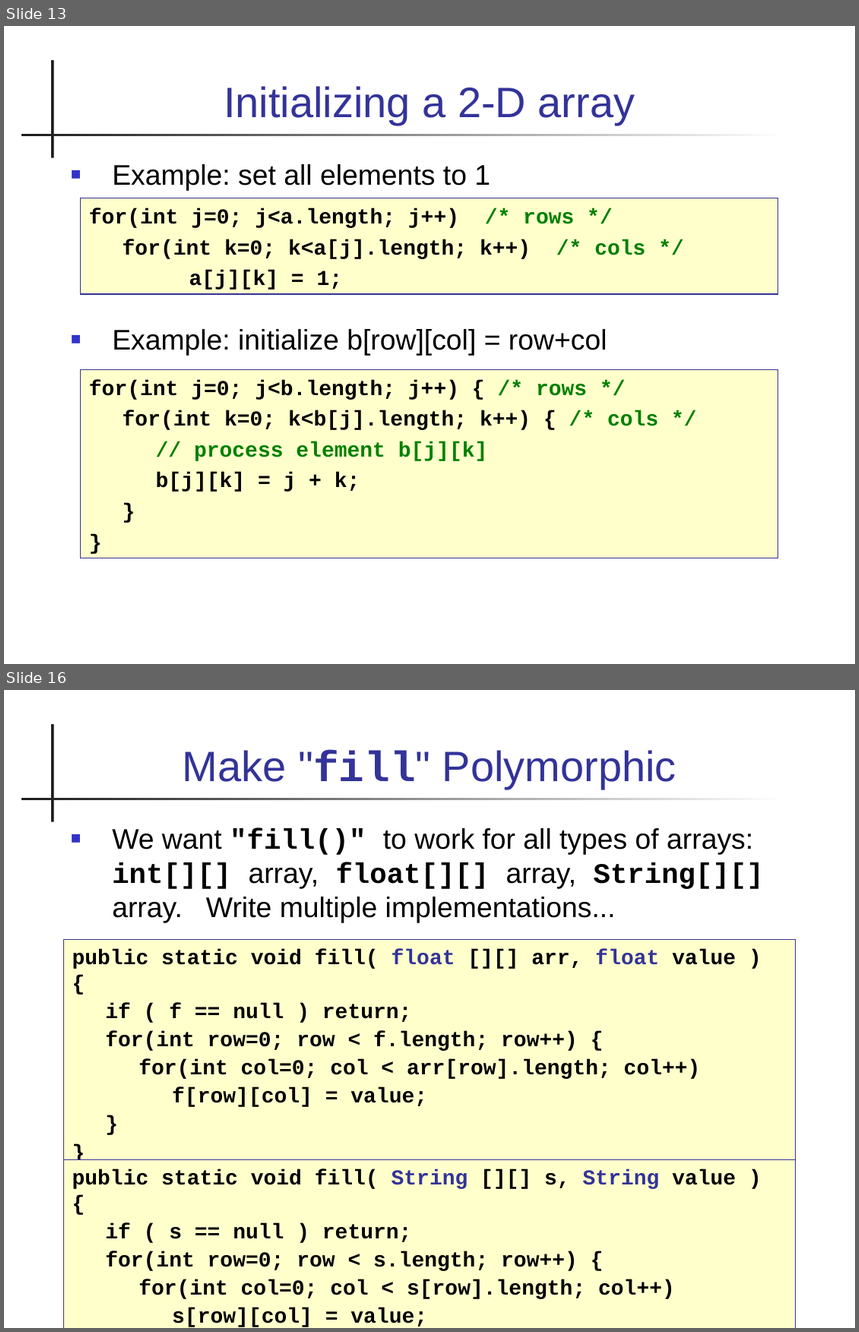
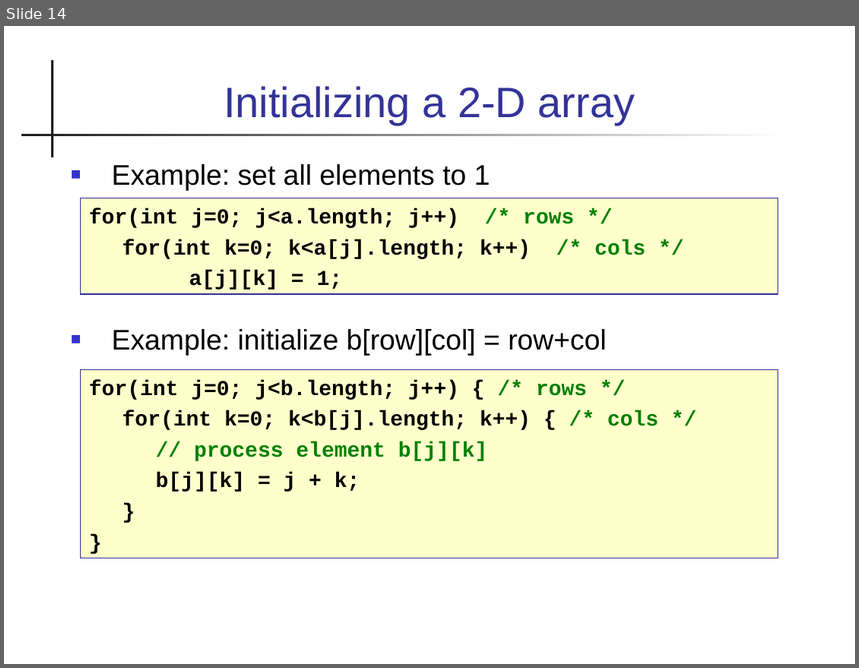
Before and after one commit to cpske/programming1, a slide deck: java-basics/19-Arrays-2D.ppt. Shown one above the other, each under a label of ours: slides 13 and 16 before the commit, slide 14 after it; the slides between them are not shown. The pictures are 859x1332 and 859x668 pixels, drawn with LibreOffice and Linux fonts; fonts in the diff are those of the drawing. Boxes give left, top, right and bottom in pixels: in the first picture for what was removed or moved away, otherwise in the second. Text is boxed around its words. In the diff, an @@ line names an element or a change of style, - is before the commit and + after.

Commit message:
add slides on arraylist

```diff
--- a/java-basics/19-Arrays-2D.ppt
+++ b/java-basics/19-Arrays-2D.ppt
@@ slide 16 removed at (x1=4, y1=690, x2=855, y2=1328), background #FFFFFF; not listed: 2 template elements that a slide beside it also shows @@
@@ title removed at (x1=183, y1=749, x2=677, y2=789) @@
-Make "fill" Polymorphic
@@ text removed at (x1=112, y1=828, x2=764, y2=923) @@
-■ We want "fill()" to work for all types of arrays: int[][] array, float[][] array, String[][] array. Write multiple implementations...
@@ rectangle removed at (x1=63, y1=939, x2=796, y2=1168) @@
-public static void fill( float [][] arr, float value ) {
-if ( f == null ) return;
-for(int row=0; row < f.length; row++) {
-for(int col=0; col < arr[row].length; col++)
-f[row][col] = value;
-}
-}
@@ rectangle removed at (x1=63, y1=1160, x2=796, y2=1328) @@
-public static void fill( String [][] s, String value ) {
-if ( s == null ) return;
-for(int row=0; row < s.length; row++) {
-for(int col=0; col < s[row].length; col++)
-s[row][col] = value;
@@ what was slide 13 is now slide 14 @@
```
Also in this commit, not shown: 12 other slides changed, 3 slides added, 3 other slides removed, 6 other files.
